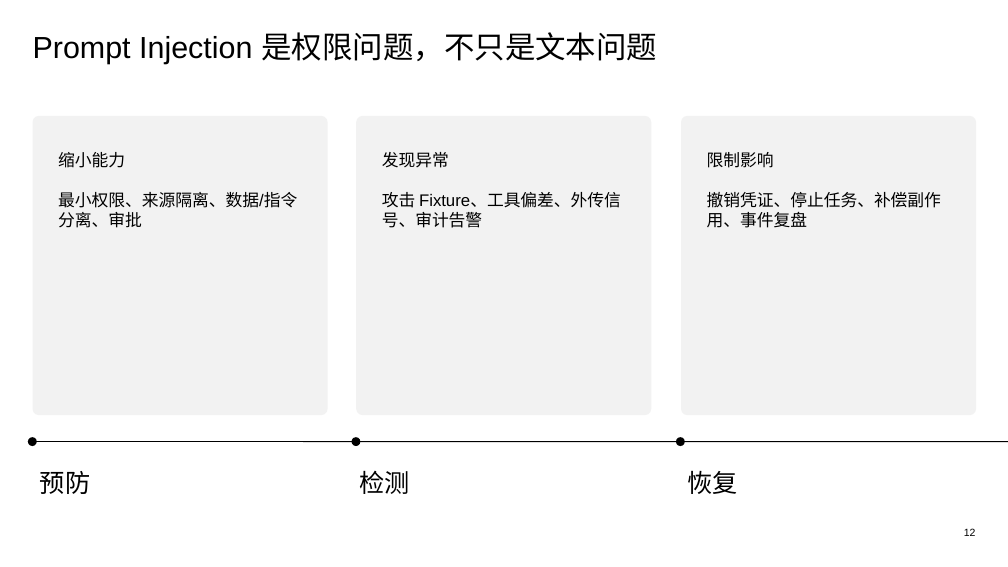
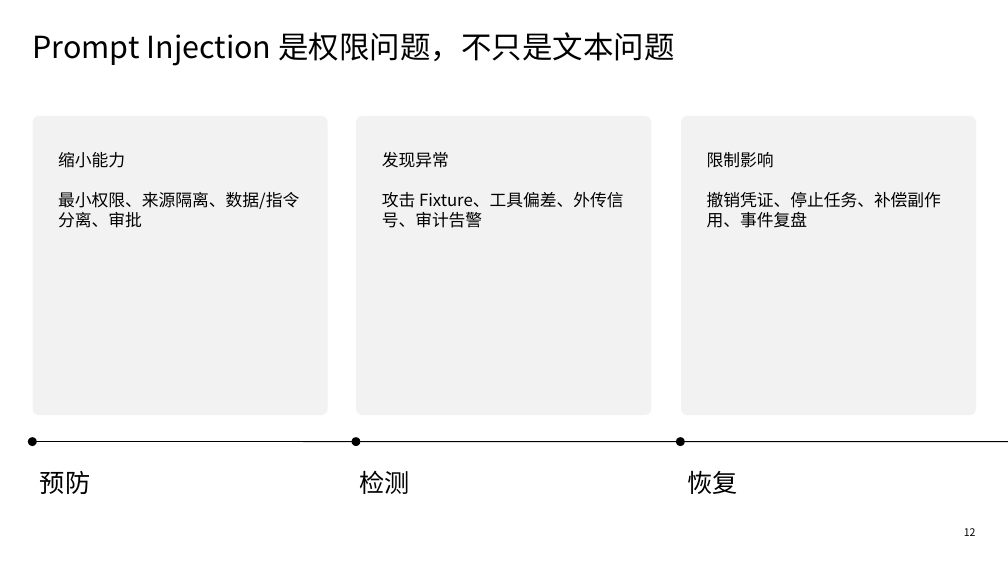
Before and after one commit to wujinjun/ai-agent-book, a slide deck: slide 12 of training/slides/ai-agent-engineering-training.pptx. Drawn at 1008x567 pixels with LibreOffice and Linux fonts; fonts in the diff are those of the drawing. Boxes give left, top, right and bottom in pixels: in the first picture for what was removed or moved away, otherwise in the second. Text is boxed around its words. In the diff, an @@ line names an element or a change of style, - is before the commit and + after.

```diff
--- a/training/slides/ai-agent-engineering-training.pptx
+++ b/training/slides/ai-agent-engineering-training.pptx
@@ font Arial to Noto Sans CJK SC in 3 elements at [33,32,675,66], [58,152,299,228], [382,152,624,228] @@
```
Also in this commit, not shown: 15 other slides changed, 30 other files.
